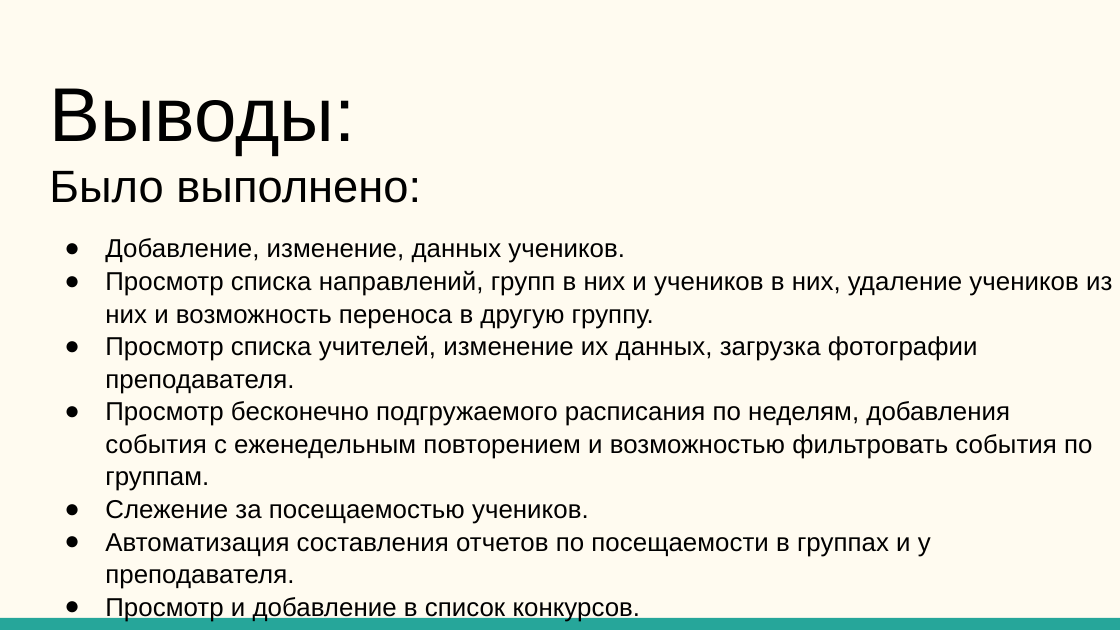
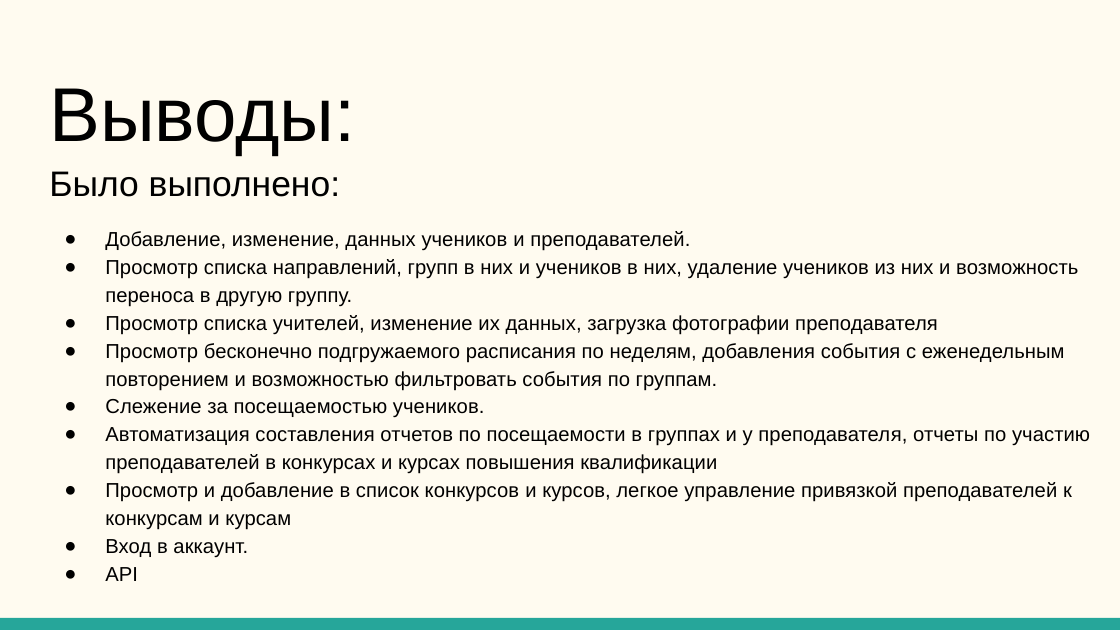
Before and after one commit to qu-een-li/CRM_CAE_IT-CUBE_Vladikavkaz, a slide deck: slide 8 of CRM для Центров Дополнительного образования.pptx. Drawn at 1120x630 pixels with LibreOffice and Linux fonts; fonts in the diff are those of the drawing. Boxes give left, top, right and bottom in pixels: in the first picture for what was removed or moved away, otherwise in the second. Text is boxed around its words. In the diff, an @@ line names an element or a change of style, - is before the commit and + after.

```diff
--- a/CRM для Центров Дополнительного образования.pptx
+++ b/CRM для Центров Дополнительного образования.pptx
@@ text at (49,171,1078,581): size 29.1 to 22.8 pt in "Было выполнено:"; size 16.6 to 13.1 pt in "Просмотр списка направлений, групп в них и ...", "Просмотр бесконечно подгружаемого расписания по неделям, доб ...", "Слежение за посещаемостью учеников.", "Вход в аккаунт." and 1 more places; line spacing 1.05 to 1.15 @@
@@ text at (105,231,690,251): text changed; size 16.6 to 13.1 pt @@
-● Добавление, изменение, данных учеников.
+● Добавление, изменение, данных учеников и преподавателей.
@@ text at (105,315,938,335): text changed; size 16.6 to 13.1 pt @@
-● Просмотр списка учителей, изменение их данных, загрузка фотографии преподавателя.
+● Просмотр списка учителей, изменение их данных, загрузка фотографии преподавателя
@@ text at (105,427,1090,530): text changed; size 16.6 to 13.1 pt @@
-● Автоматизация составления отчетов по посещаемости в группах и у преподавателя.
-● Просмотр и добавление в список конкурсов.
+● Автоматизация составления отчетов по посещаемости в группах и у преподавателя, отчеты по участию преподавателей в конкурсах и курсах повышения квалификации
+● Просмотр и добавление в список конкурсов и курсов, легкое управление привязкой преподавателей к конкурсам и курсам
```
Also in this commit, not shown: 4 other slides changed.
